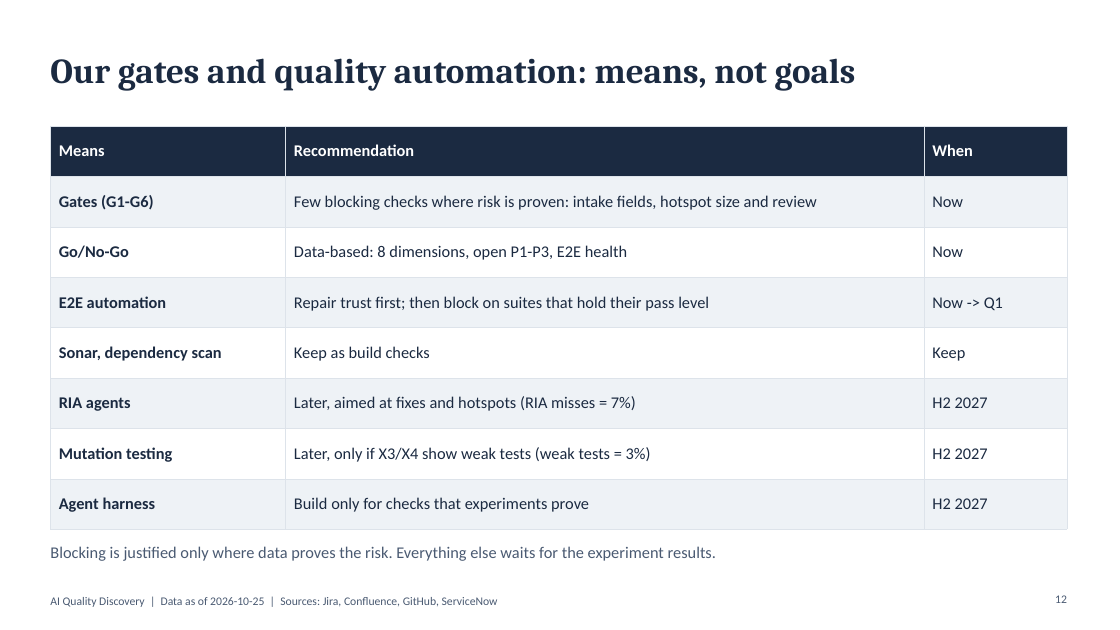
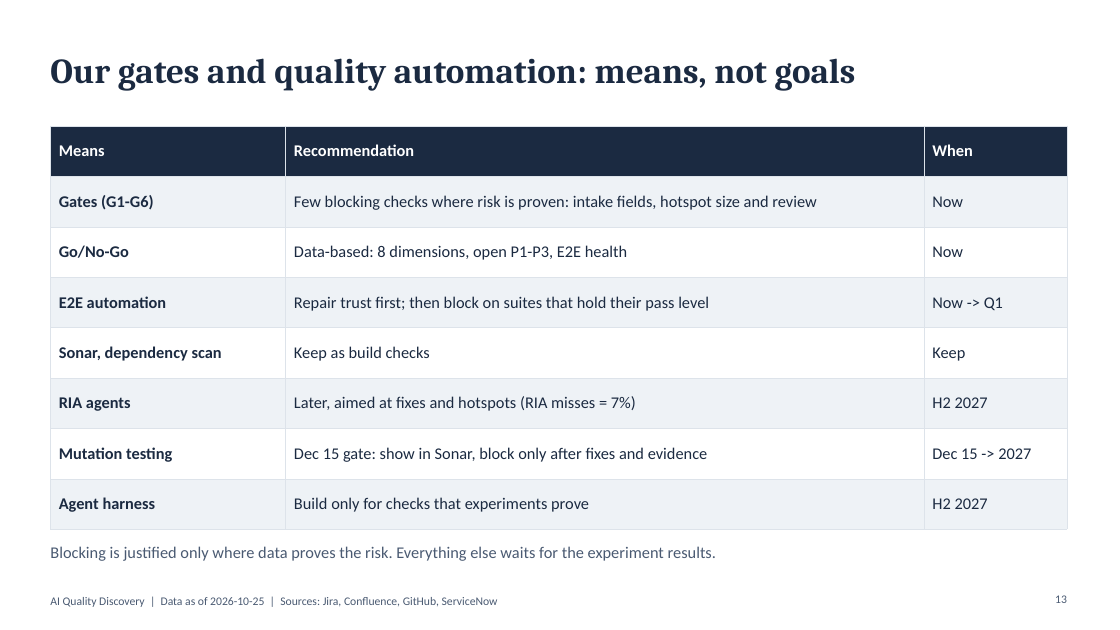
Before and after one commit to Guy-nice/ai-quality-discovery-factory, a slide deck: slide 13 of docs/05-summary/management-deck-v3.pptx (slide 12 before the commit). Drawn at 1120x630 pixels with LibreOffice and Linux fonts; fonts in the diff are those of the drawing. Boxes give left, top, right and bottom in pixels: in the first picture for what was removed or moved away, otherwise in the second. Text is boxed around its words. In the diff, an @@ line names an element or a change of style, - is before the commit and + after.

Commit message:
deck v3 + web: gates today (iteration 36)

```diff
--- a/docs/05-summary/management-deck-v3.pptx
+++ b/docs/05-summary/management-deck-v3.pptx
@@ table at (50, 126, 1067, 516) @@
-row 7, column 2: Later, only if X3/X4 show weak tests (weak tests = 3%)
+row 7, column 2: Dec 15 gate: show in Sonar, block only after fixes and evidence
-row 7, column 3: H2 2027
+row 7, column 3: Dec 15 -> 2027
```
Also in this commit, not shown: 1 slide added, 4 other files.
